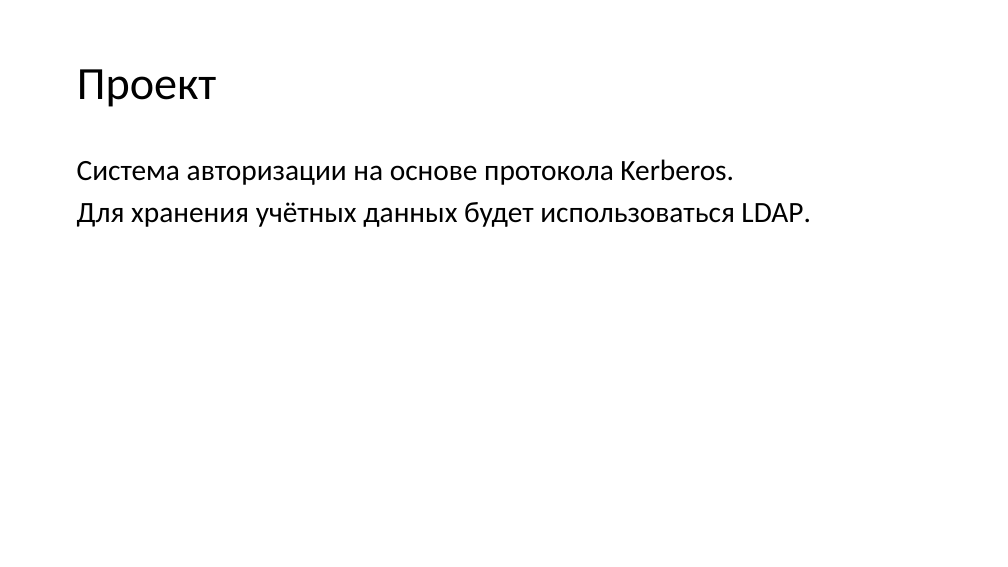
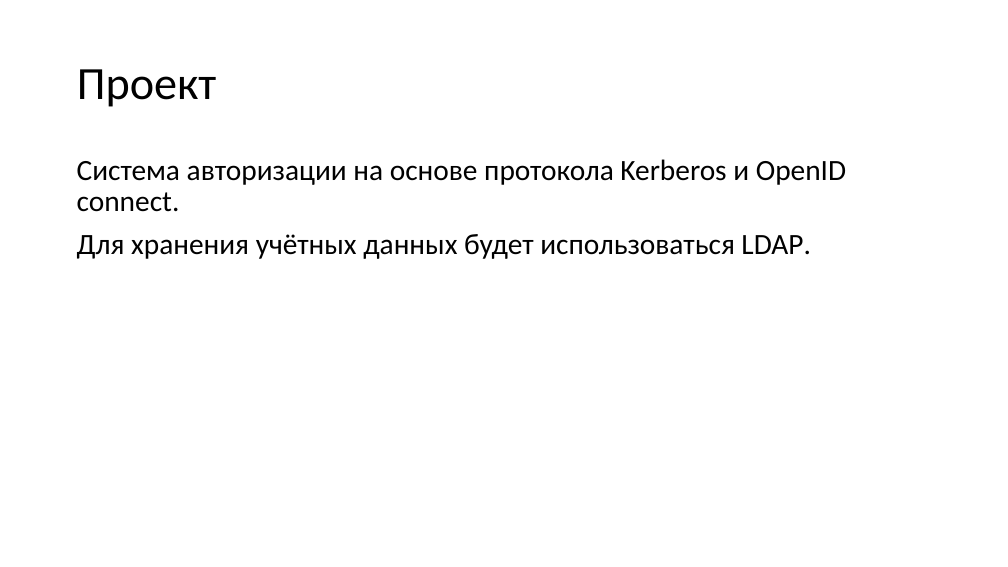
Before and after one commit to KozinOleg97/diplom, a slide deck: slide 2 of Vkr_p2.ppt (slide 5 before the commit). Drawn at 1008x567 pixels with LibreOffice and Linux fonts; fonts in the diff are those of the drawing. Boxes give left, top, right and bottom in pixels: in the first picture for what was removed or moved away, otherwise in the second. Text is boxed around its words. In the diff, an @@ line names an element or a change of style, - is before the commit and + after.

```diff
--- a/Vkr_p2.ppt
+++ b/Vkr_p2.ppt
@@ text at (77, 159, 846, 212): text changed @@
-Система авторизации на основе протокола Kerberos.
+Система авторизации на основе протокола Kerberos и OpenID connect.
```
Also in this commit, not shown: 5 other slides changed, 13 slides added, 4 slides removed.
